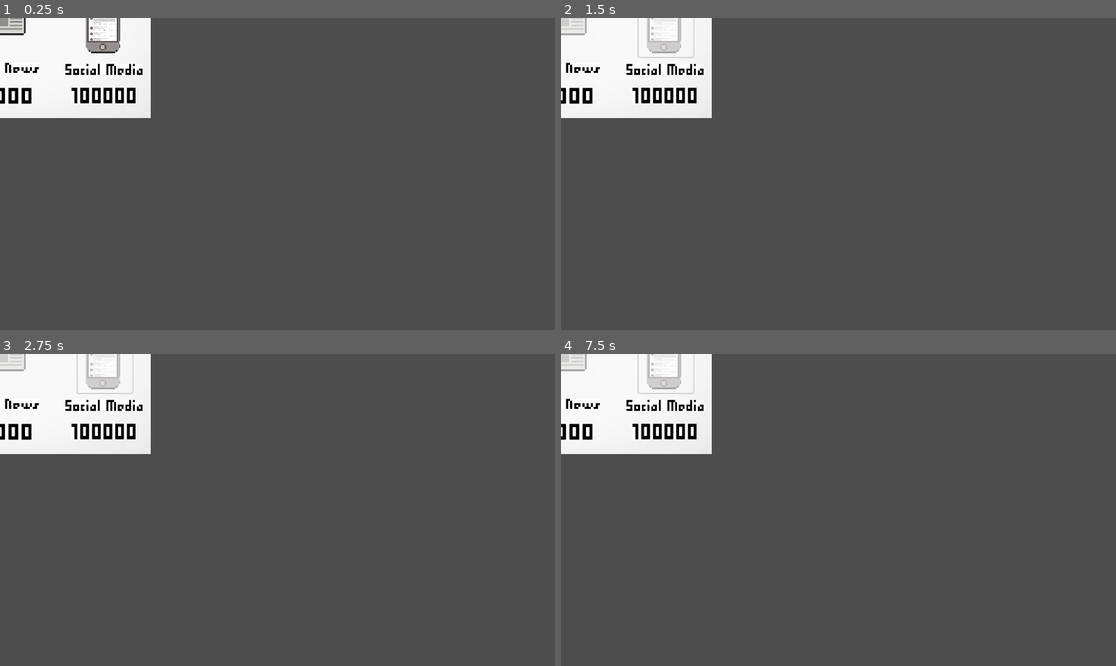
Above: before the commit, frames 1-4 (two rows, left to right).
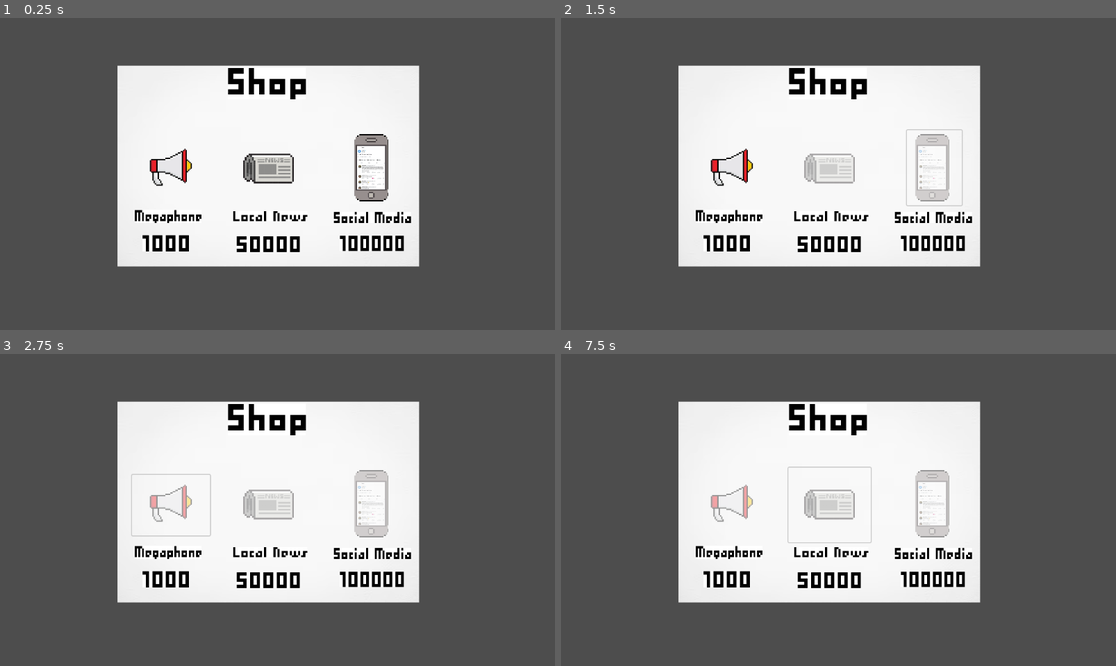
Above: after the commit, the same moments.

Repository: eliseokeefe/GameDevFinal
Game: Godot game, scene res://shop_gui.tscn
Two runs of this game, one before a commit and one after it. Both use one fixed random seed, a clock stepped at 60 frames per second and the inputs below. This scene is started directly instead of the project's main scene.
Inputs (mouse positions are in pixels of both pictures, inside the frame that each line leads up to; where the layout moved, square brackets give the same spot in the first picture):
- Up to frame 1 (0.25 s): no input
- Up to frame 2 (1.5 s): click (827, 167) [561, 21] at 0.5 s; click (932, 167) [666, 18] at 1.25 s
- Up to frame 3 (2.75 s): click (172, 503) at 2.02 s
- Up to frame 4 (7.5 s): tap Enter at 2.75, 4.25, 5.75 s; move the mouse to (960, 494) at 2.77 s; hold D (right) 2.78-3.53 s; click (960, 494) at 2.85 s; tap Space at 3.5, 5, 6.5 s; move the mouse to (727, 525) at 3.52 s; hold S (down) 3.53-4.28 s; click (727, 525) at 3.6 s; move the mouse to (894, 441) at 4.27 s; hold D (right) 4.28-5.03 s; click (894, 441) at 4.35 s; move the mouse to (810, 572) at 5.02 s; hold W (up) 5.03-5.78 s; click (810, 572) at 5.1 s; move the mouse to (1005, 556) at 5.77 s; hold A (left) 5.78-7.28 s; click (1005, 556) at 5.85 s; move the mouse to (672, 463) at 6.52 s; click (672, 463) at 6.6 s; move the mouse to (866, 510) at 7.27 s; hold S (down) from 7.28 s (still down); click (866, 510) at 7.35 s

The runs differ from the first frame. In frame 1, 42% of the frame differs, in the area x 0-76%, y 0-80%; in frame 2, 42%; in frame 3, 42%; in frame 4, 42%.

Commit message:
Added signals to shop

Diff:
--- a/shop_gui.gd
+++ b/shop_gui.gd
@@ -1,5 +1,8 @@
 extends CanvasLayer
-
+@onready var open := false
+signal megaphone
+signal newspaper
+signal phone
 
 # Called when the node enters the scene tree for the first time.
 func _ready():
@@ -13,12 +16,15 @@
 
 func _on_megaphone_button_pressed():
 	$MegaphoneButton.disabled = true
+	megaphone.emit()
 
 
 
 func _on_newspaper_button_pressed():
 	$NewspaperButton.disabled = true
+	newspaper.emit()
 
 
 func _on_phone_button_pressed():
 	$PhoneButton.disabled = true
+	phone.emit()
--- a/shop_gui.tscn
+++ b/shop_gui.tscn
@@ -17,68 +17,69 @@
 script = ExtResource("1_37cko")
 
 [node name="Background" type="Sprite2D" parent="."]
+position = Vector2(557, 307.5)
 texture = ExtResource("1_74g6o")
 metadata/_edit_group_ = true
 
 [node name="Shopfont" type="Sprite2D" parent="."]
-position = Vector2(-3, -171)
+position = Vector2(554, 136.5)
 texture = ExtResource("2_u0j3d")
 metadata/_edit_group_ = true
 
 [node name="MegaphoneButton" type="Button" parent="."]
-offset_left = -283.0
-offset_top = -57.0
-offset_right = -121.0
-offset_bottom = 69.0
+offset_left = 274.0
+offset_top = 250.5
+offset_right = 436.0
+offset_bottom = 376.5
 icon = ExtResource("5_8krbn")
 flat = true
 expand_icon = true
 
 [node name="NewspaperButton" type="Button" parent="."]
-offset_left = -85.0
-offset_top = -72.0
-offset_right = 86.0
-offset_bottom = 83.0
+offset_left = 472.0
+offset_top = 235.5
+offset_right = 643.0
+offset_bottom = 390.5
 icon = ExtResource("3_idmgu")
 flat = true
 expand_icon = true
 
 [node name="PhoneButton" type="Button" parent="."]
-offset_left = 161.0
-offset_top = -75.0
-offset_right = 275.0
-offset_bottom = 81.0
+offset_left = 718.0
+offset_top = 232.5
+offset_right = 832.0
+offset_bottom = 388.5
 icon = ExtResource("4_yu4u5")
 flat = true
 expand_icon = true
 
 [node name="MegaphoneText" type="Sprite2D" parent="."]
-position = Vector2(-208, 105)
+position = Vector2(349, 412.5)
 scale = Vector2(0.347118, 0.424242)
 texture = ExtResource("7_5j6la")
 
 [node name="LocalnewsText" type="Sprite2D" parent="."]
-position = Vector2(4, 104)
+position = Vector2(561, 411.5)
 scale = Vector2(0.327825, 0.325758)
 texture = ExtResource("8_3025p")
 
 [node name="SocialMediaText" type="Sprite2D" parent="."]
-position = Vector2(216, 107)
+position = Vector2(773, 414.5)
 scale = Vector2(0.30303, 0.348485)
 texture = ExtResource("9_3jmd3")
 
 [node name="1Kpts" type="Sprite2D" parent="."]
-position = Vector2(-213, 161)
+position = Vector2(344, 468.5)
 scale = Vector2(0.527322, 0.515152)
 texture = ExtResource("10_gdy2j")
 
 [node name="50Kpts" type="Sprite2D" parent="."]
-position = Vector2(0, 162)
+position = Vector2(557, 469.5)
 scale = Vector2(0.532258, 0.5)
 texture = ExtResource("11_mdj7h")
 
 [node name="100Kpts" type="Sprite2D" parent="."]
-position = Vector2(215, 161)
+position = Vector2(772, 468.5)
 scale = Vector2(0.465157, 0.484848)
 texture = ExtResource("12_jvg70")
 
